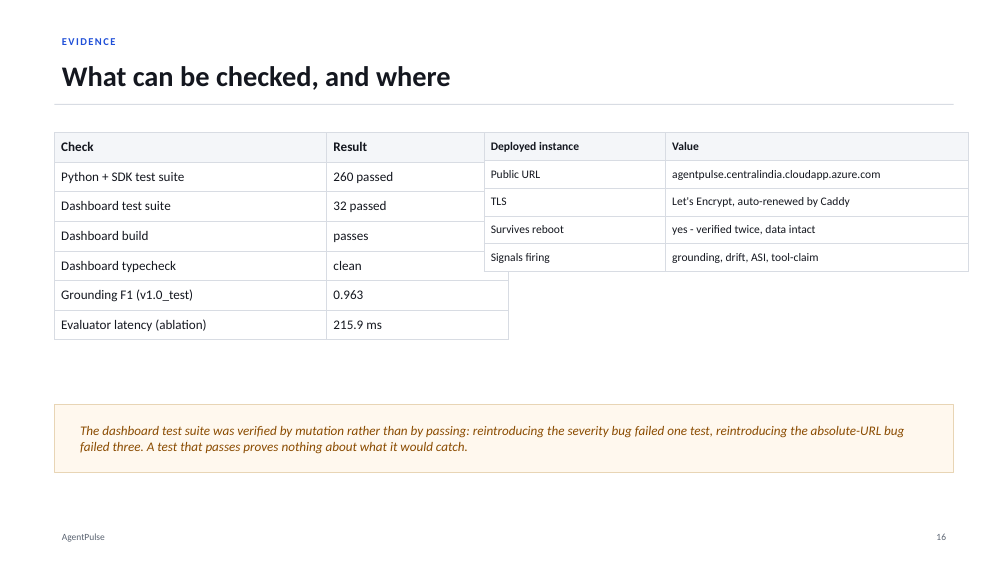
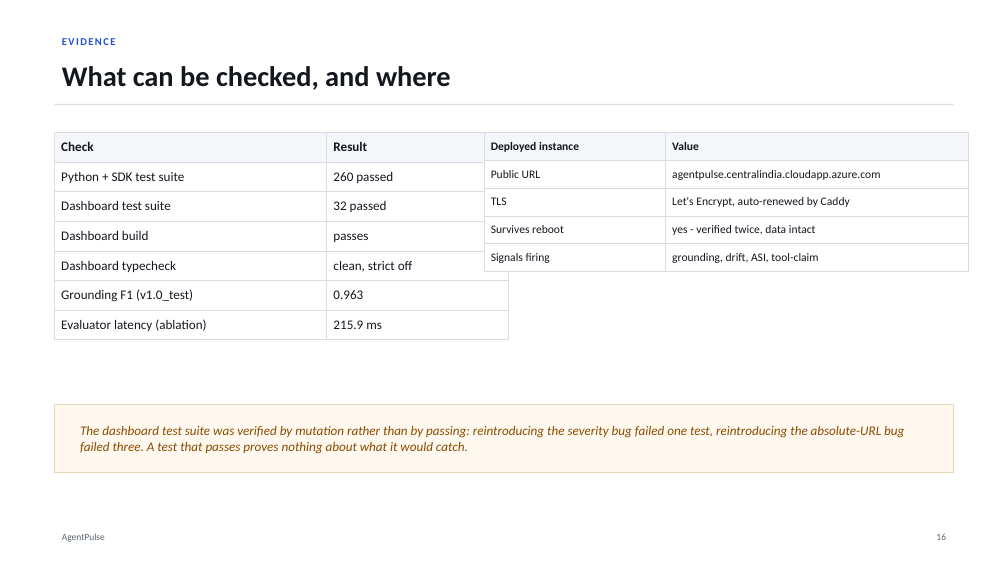
Before and after one commit to Soum-Code/agentpulse, a slide deck: slide 17 of presentation/AgentPulse_Project_Deck.pptx. Drawn at 1008x567 pixels with LibreOffice and Linux fonts; fonts in the diff are those of the drawing. Boxes give left, top, right and bottom in pixels: in the first picture for what was removed or moved away, otherwise in the second. Text is boxed around its words. In the diff, an @@ line names an element or a change of style, - is before the commit and + after.

Commit message:
Deck: say that the agent text is a fixture, and qualify the clean typecheck
Two things handoff section 22 recorded that the deck was quietly overstating.

The worked-example slide closed on "the only integration was instrument_llm()
around an OpenAI client. This trace is real, not an illustration." The span, the
score and both alerts are real -- that part stands. The completion is not: no
model generates agent text anywhere in this project. /v1/simulate writes string
literals, demo/research_assistant.py has no openai or anthropic import, and the
instrumentation tests run against stub clients. A reviewer asks this, and being
caught on it is worse than saying it first.

The callout now separates the two, and the title goes from "One real call, end
to end" to "One span, all the way through", because the span really did go all
the way through and "real call" reads as a claim about the model.

A matching row on the limits slide, so it is stated where limits are stated
rather than only in passing.

"Dashboard typecheck: clean" -> "clean, strict off". dashboard/tsconfig.json
sets no strict flag, so strictNullChecks, noImplicitAny and strictFunctionTypes
are all off. That last one is why a (trace: Trace) => void prop accepted a
(scenario: string, query?: string) handler and shipped a button that could only
ever 422. Citing a clean typecheck as evidence without that qualifier claims
more than the check performs. Turning strict on joins the next-steps slide.

Limits table measured rather than eyeballed: 8 rows, 3.68in, bottom at 5.43
against a footer at 6.98. All 20 slides inside the canvas.

```diff
--- a/presentation/AgentPulse_Project_Deck.pptx
+++ b/presentation/AgentPulse_Project_Deck.pptx
@@ table at bbox=[54, 132, 508, 335] @@
-row 5, column 2: clean
+row 5, column 2: clean, strict off
```
Also in this commit, not shown: 3 other slides changed, 1 other file.
